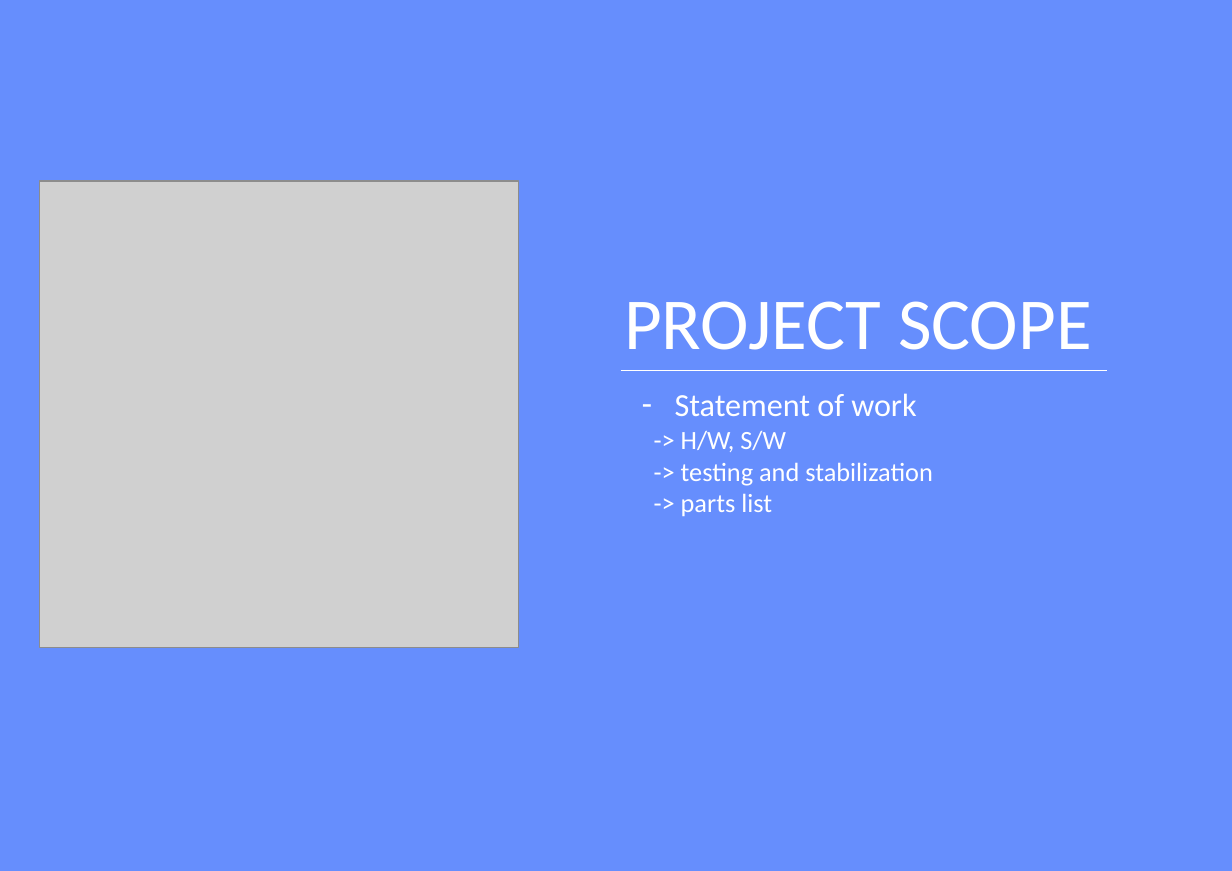
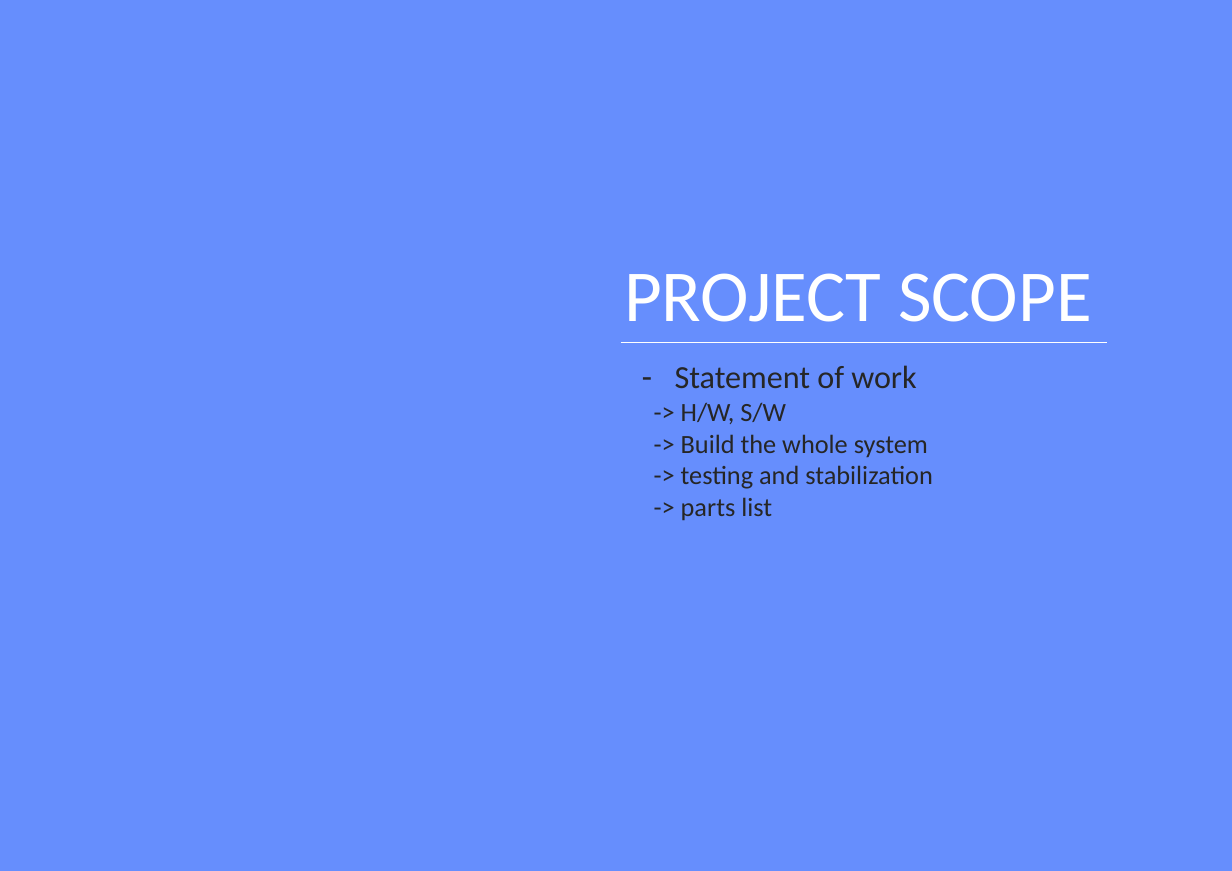
Before and after one commit to OhJaeGeun/IOT3_Project_helper_bot, a slide deck: slide 7 of Portfolio/HELPER_BOT_2.pptx. Drawn at 1232x871 pixels with LibreOffice and Linux fonts; fonts in the diff are those of the drawing; grey boxes stand for pictures. Boxes give left, top, right and bottom in pixels: in the first picture for what was removed or moved away, otherwise in the second. Text is boxed around its words. In the diff, an @@ line names an element or a change of style, - is before the commit and + after.

```diff
--- a/Portfolio/HELPER_BOT_2.pptx
+++ b/Portfolio/HELPER_BOT_2.pptx
@@ picture removed at <box>40,181,519,648</box> @@
@@ text "PROJECT SCOPE": place and size @@
-text "PROJECT SCOPE" at <box>624,301,1092,350</box>
+text "PROJECT SCOPE" at <box>624,273,1092,322</box>
@@ line moved from (620, 371) - (1108, 371) to (620, 342) - (1108, 342) @@
@@ text "Statement of work": place and size @@
-text "Statement of work" at <box>675,393,933,516</box>
+text "Statement of work" at <box>675,365,933,521</box>
@@ text at <box>675,365,933,521</box>: text colour #FFFFFF to #262626 in "Statement of work", "-> H/W, S/W", "-> testing and stabilization", "-> parts list" @@
@@ text at <box>681,434,928,458</box>: paragraph added @@
+-> Build the whole system
```
Also in this commit, not shown: 9 other slides changed, 12 slides added, 9 slides removed, 3 other files.
